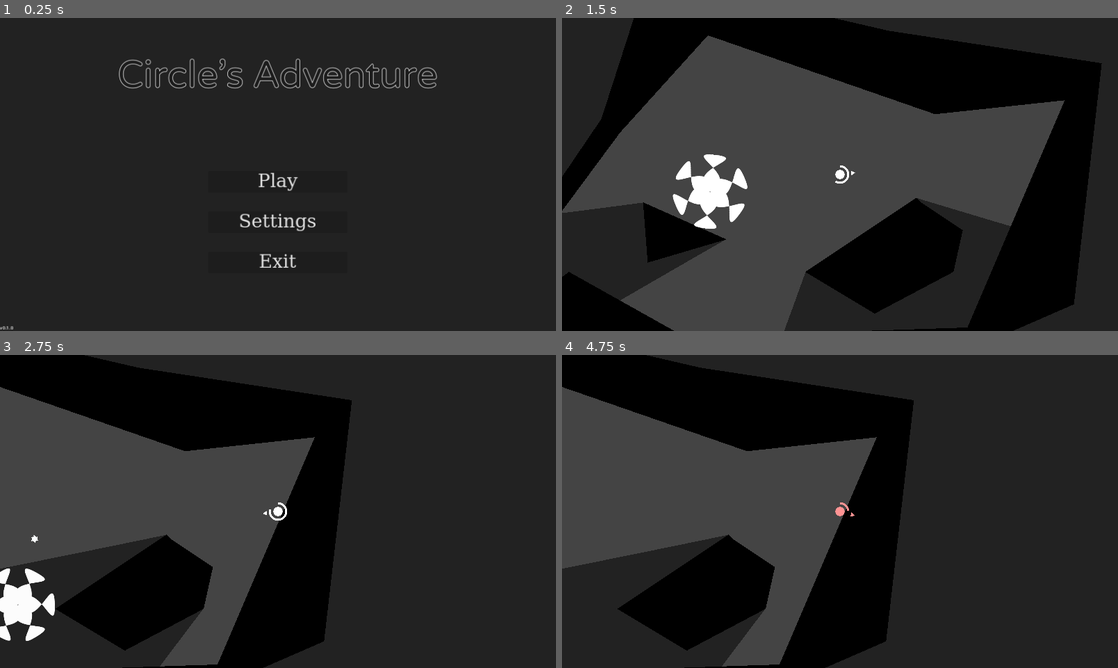
Above: before the commit, frames 1-4 (two rows, left to right).
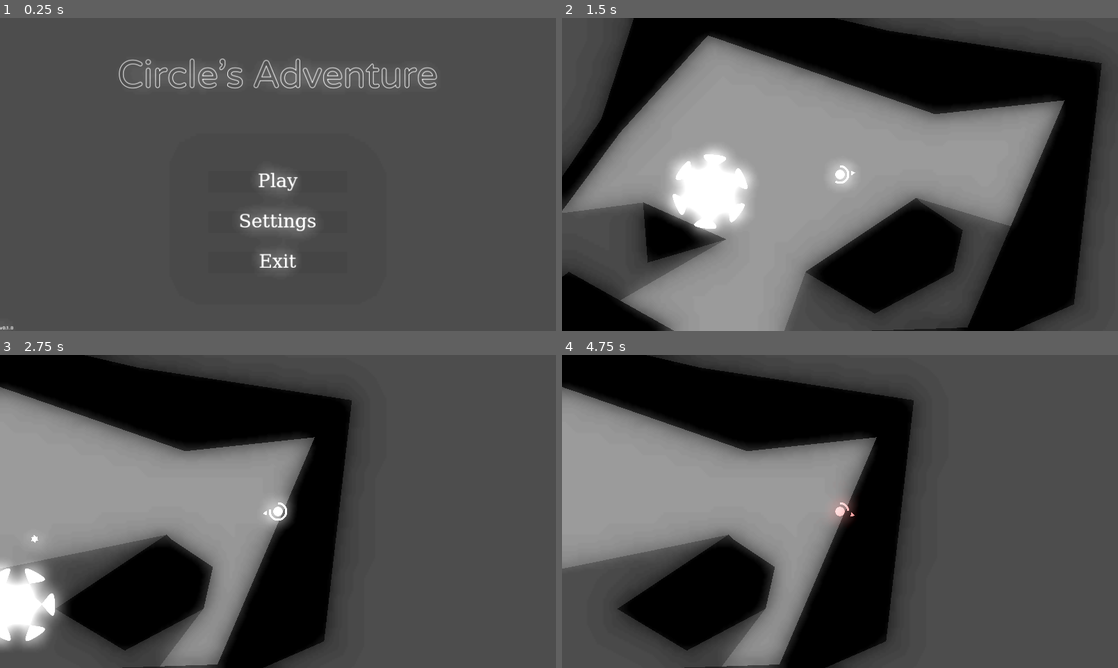
Above: after the commit, the same moments.

Repository: Quicksilver151/Circles-Adventure
Game: Godot game, scene res://Scenes/Menu.tscn
Same seed, same stepped clock (60 frames per second), same inputs: the game is played once before the commit and once after it.
Inputs (mouse positions are in pixels of both pictures, inside the frame that each line leads up to):
- Up to frame 1 (0.25 s): no input
- Up to frame 2 (1.5 s): click "Play" at 0.5 s; tap Enter (ui_accept) at 1.25 s; move the mouse to (962, 158) at 1.27 s; hold Right (ui_right) from 1.28 s (still down); hold Shift (a_dash) from 1.28 s (still down)
- Up to frame 3 (2.75 s): keep holding Right (ui_right); tap Enter (ui_accept) at 1.52, 2.27 s; move the mouse to (166, 527) at 2.02 s; release Shift (a_dash) at 2.03 s; tap Space (a_shoot) at 2.1 s
- Up to frame 4 (4.75 s): move the mouse to (895, 442) at 2.77 s; release Right (ui_right) at 2.78 s; hold Left (ui_left) 2.78-3.53 s; hold Shift (a_dash) 2.78-3.53 s; move the mouse to (812, 574) at 3.52 s; hold Right (ui_right) from 3.53 s (still down); tap Space (a_shoot) at 3.6 s; tap Enter (ui_accept) at 3.77, 4.52 s; move the mouse to (1006, 558) at 4.27 s; hold Shift (a_dash) from 4.28 s (still down)

The runs differ from the first frame. In frame 1, 100% of the frame differs, in the area x 0-100%, y 0-100%; in frame 2, 61%; in frame 3, 71%; in frame 4, 72%.

Commit message:
cool background prototype

Diff:
--- a/Objects/ObjectAssets/BGLayer.tscn
+++ b/Objects/ObjectAssets/BGLayer.tscn
@@ -1,4 +1,33 @@
-[gd_scene format=3 uid="uid://bc3wbtkvrc7u3"]
+[gd_scene load_steps=5 format=3 uid="uid://bc3wbtkvrc7u3"]
+
+[sub_resource type="Gradient" id="Gradient_o04am"]
+offsets = PackedFloat32Array(0, 0.183673, 0.765306, 1)
+colors = PackedColorArray(0, 0, 0, 0, 1, 1, 1, 1, 0.64723, 0.64723, 0.64723, 1, 1, 1, 1, 0)
+
+[sub_resource type="GradientTexture1D" id="GradientTexture1D_6b1a0"]
+gradient = SubResource("Gradient_o04am")
+
+[sub_resource type="ParticleProcessMaterial" id="ParticleProcessMaterial_5y5d3"]
+lifetime_randomness = 0.57
+emission_shape = 1
+emission_sphere_radius = 128.0
+particle_flag_disable_z = true
+direction = Vector3(0, 0, 0)
+gravity = Vector3(0, 0, 0)
+orbit_velocity_min = 0.0
+orbit_velocity_max = 0.0
+scale_min = 0.1
+scale_max = 2.0
+color_ramp = SubResource("GradientTexture1D_6b1a0")
+
+[sub_resource type="Environment" id="Environment_bkenv"]
+background_mode = 3
+glow_enabled = true
+glow_normalized = true
+glow_intensity = 4.3
+glow_strength = 1.88
+glow_bloom = 0.38
+glow_hdr_threshold = 1.44
 
 [node name="BGLayer" type="CanvasLayer"]
 layer = -1
@@ -10,4 +39,104 @@
 grow_horizontal = 2
 grow_vertical = 2
 mouse_filter = 2
-color = Color(0.133333, 0.133333, 0.133333, 1)
+color = Color(0.121569, 0.121569, 0.121569, 1)
+
+[node name="ParallaxBackground" type="ParallaxBackground" parent="."]
+layer = -1
+
+[node name="ParallaxLayer1" type="ParallaxLayer" parent="ParallaxBackground"]
+motion_scale = Vector2(0.1, 0.1)
+motion_mirroring = Vector2(1920, 1920)
+
+[node name="GPUParticles2D3" type="GPUParticles2D" parent="ParallaxBackground/ParallaxLayer1"]
+visible = false
+modulate = Color(1, 1, 1, 0.113725)
+position = Vector2(1008, 512)
+scale = Vector2(9.5, 9.5)
+amount = 100
+process_material = SubResource("ParticleProcessMaterial_5y5d3")
+lifetime = 10.0
+local_coords = true
+
+[node name="Polygon2D" type="Polygon2D" parent="ParallaxBackground/ParallaxLayer1"]
+position = Vector2(80, 624)
+color = Color(0.168627, 0.168627, 0.168627, 1)
+polygon = PackedVector2Array(32, -768, 608, -832, 848, -576, 1792, -688, 2000, -480, 1760, -48, 1600, 352, 416, 688, -64, 336, -224, -32)
+
+[node name="Polygon2D2" type="Polygon2D" parent="ParallaxBackground/ParallaxLayer1"]
+position = Vector2(-304, 1504)
+color = Color(0.168627, 0.168627, 0.168627, 1)
+polygon = PackedVector2Array(-160, 224, 336, 576, 1056, 304, 1616, 320, 1920, 96, 1904, -448, 1200, -592, 864, -384, 304, -320, -240, -464)
+
+[node name="ParallaxLayer2" type="ParallaxLayer" parent="ParallaxBackground"]
+modulate = Color(1, 1, 1, 0.635294)
+motion_scale = Vector2(0.5, 0.5)
+motion_mirroring = Vector2(1920, 1920)
+
+[node name="GPUParticles2D2" type="GPUParticles2D" parent="ParallaxBackground/ParallaxLayer2"]
+visible = false
+modulate = Color(1, 1, 1, 0.623529)
+position = Vector2(1008, 512)
+scale = Vector2(9.5, 9.5)
+amount = 100
+process_material = SubResource("ParticleProcessMaterial_5y5d3")
+lifetime = 10.0
+local_coords = true
+
+[node name="Polygon2D" type="Polygon2D" parent="ParallaxBackground/ParallaxLayer2"]
+position = Vector2(80, 624)
+color = Color(0.254902, 0.254902, 0.254902, 1)
+polygon = PackedVector2Array(-160, 224, 48, 432, 352, 96, 944, -160, 1216, 96, 1632, 32, 1696, -304, 1200, -592, 368, -432, 128, 64)
+
+[node name="Polygon2D2" type="Polygon2D" parent="ParallaxBackground/ParallaxLayer2"]
+position = Vector2(128, 1408)
+color = Color(0.254902, 0.254902, 0.254902, 1)
+polygon = PackedVector2Array(-160, 224, 48, 432, 608, 544, 1360, 448, 1744, 80, 1904, -448, 1200, -592, 1040, -48, 304, -320)
+
+[node name="ParallaxLayer3" type="ParallaxLayer" parent="ParallaxBackground"]
+modulate = Color(1, 1, 1, 0.643137)
+motion_scale = Vector2(0.9, 0.9)
+motion_mirroring = Vector2(1920, 1920)
+
+[node name="GPUParticles2D" type="GPUParticles2D" parent="ParallaxBackground/ParallaxLayer3"]
+visible = false
+modulate = Color(1, 1, 1, 0.337255)
+position = Vector2(1008, 512)
+scale = Vector2(9.5, 9.5)
+amount = 100
+process_material = SubResource("ParticleProcessMaterial_5y5d3")
+lifetime = 10.0
+local_coords = true
+
+[node name="Polygon2D" type="Polygon2D" parent="ParallaxBackground/ParallaxLayer3"]
+position = Vector2(80, 624)
+color = Color(0.243137, 0.243137, 0.243137, 1)
+polygon = PackedVector2Array(112, -432, 224, -544, 320, -416, 464, -304, 288, -176, 512, -96, 176, 64, 0, -32, 128, -208)
+
+[node name="Polygon2D2" type="Polygon2D" parent="ParallaxBackground/ParallaxLayer3"]
+position = Vector2(80, 1616)
+color = Color(0.243137, 0.243137, 0.243137, 1)
+polygon = PackedVector2Array(640, -1200, 864, -1088, 720, -944, 1120, -832, 848, -656, 608, -784, 784, -768, 576, -1024)
+
+[node name="Polygon2D3" type="Polygon2D" parent="ParallaxBackground/ParallaxLayer3"]
+position = Vector2(640, 1248)
+color = Color(0.243137, 0.243137, 0.243137, 1)
+polygon = PackedVector2Array(640, -1200, 864, -1088, 608, -784, 576, -1024)
+
+[node name="Polygon2D4" type="Polygon2D" parent="ParallaxBackground/ParallaxLayer3"]
+position = Vector2(464, 2400)
+color = Color(0.243137, 0.243137, 0.243137, 1)
+polygon = PackedVector2Array(1104, -1632, 1408, -1632, 1232, -1488, 1296, -1344, 992, -1472)
+
+[node name="Polygon2D5" type="Polygon2D" parent="ParallaxBackground/ParallaxLayer3"]
+position = Vector2(-176, 2256)
+color = Color(0.243137, 0.243137, 0.243137, 1)
+polygon = PackedVector2Array(560, -848, 352, -592, 784, -720, 928, -976, 496, -1008, 560, -896)
+
+[node name="Polygon2D6" type="Polygon2D" parent="ParallaxBackground/ParallaxLayer3"]
+position = Vector2(16, 2128)
+color = Color(0.243137, 0.243137, 0.243137, 1)
+polygon = PackedVector2Array(1440, -768, 1584, -624, 1504, -544, 1648, -448, 1520, -336, 1120, -832)
+
+[node name="WorldEnvironment" type="WorldEnvironment" parent="."]
+environment = SubResource("Environment_bkenv")
